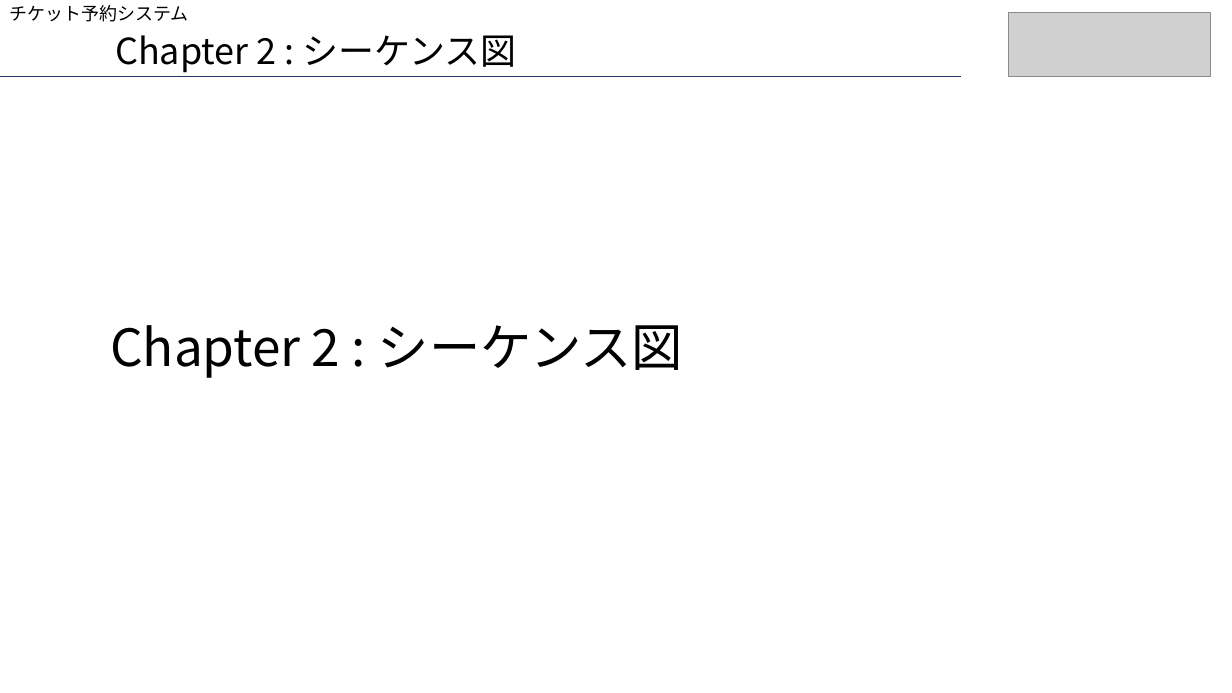
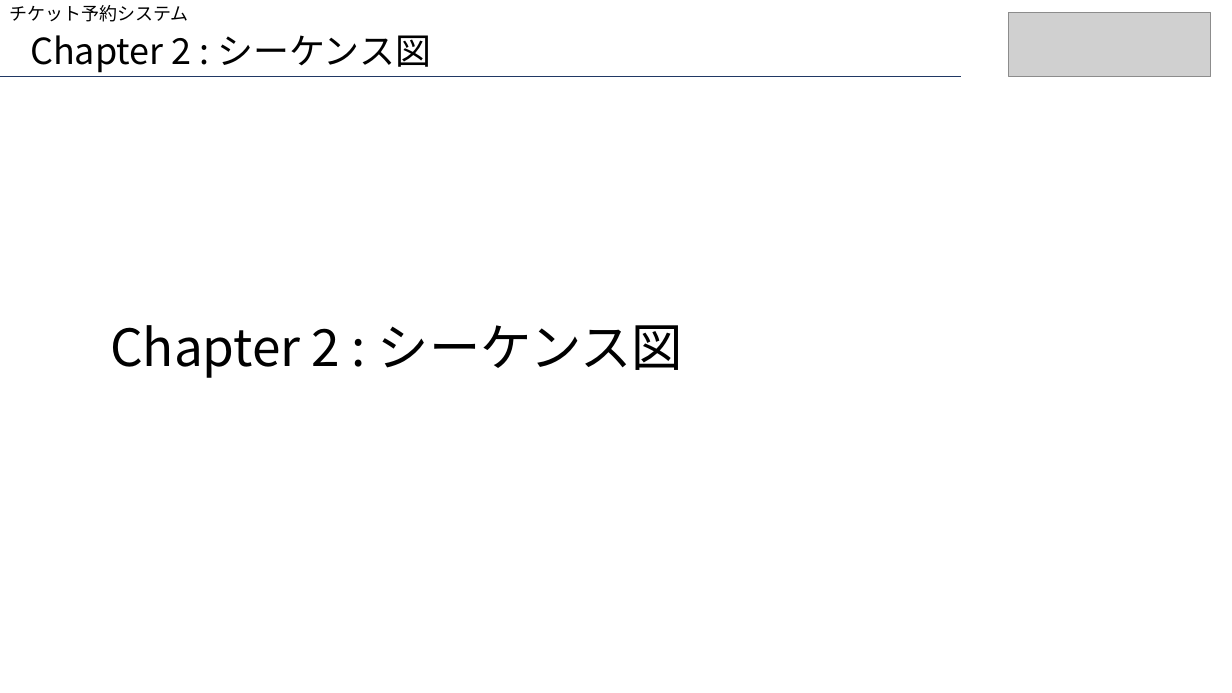
Before and after one commit to aokib7605/resat_sql, a slide deck: slide 6 of りざっと案件_詳細設計書.pptx. Drawn at 1232x693 pixels with LibreOffice and Linux fonts; fonts in the diff are those of the drawing; grey boxes stand for pictures. Boxes give left, top, right and bottom in pixels: in the first picture for what was removed or moved away, otherwise in the second. Text is boxed around its words. In the diff, an @@ line names an element or a change of style, - is before the commit and + after.

```diff
--- a/りざっと案件_詳細設計書.pptx
+++ b/りざっと案件_詳細設計書.pptx
@@ text "Chapter 2 : シーケンス図": place and size @@
-text "Chapter 2 : シーケンス図" at box(115, 35, 516, 73)
+text "Chapter 2 : シーケンス図" at box(30, 35, 431, 73)
```
Also in this commit, not shown: 4 other slides changed, 6 slides added, 1 other file.
